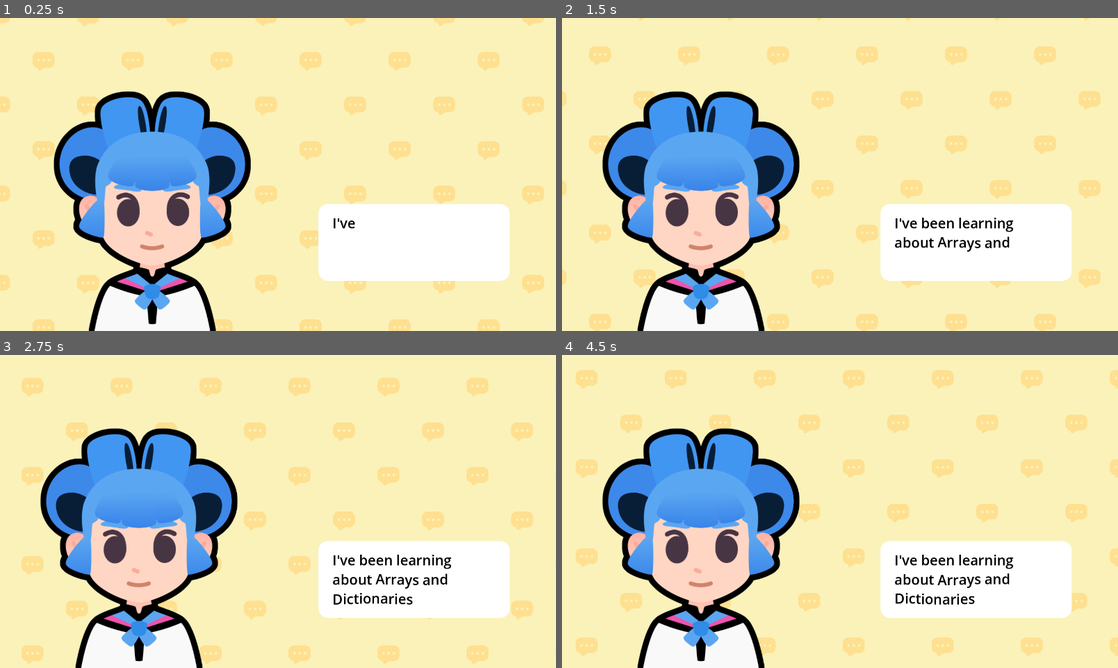
Above: before the commit, frames 1-4 (two rows, left to right).
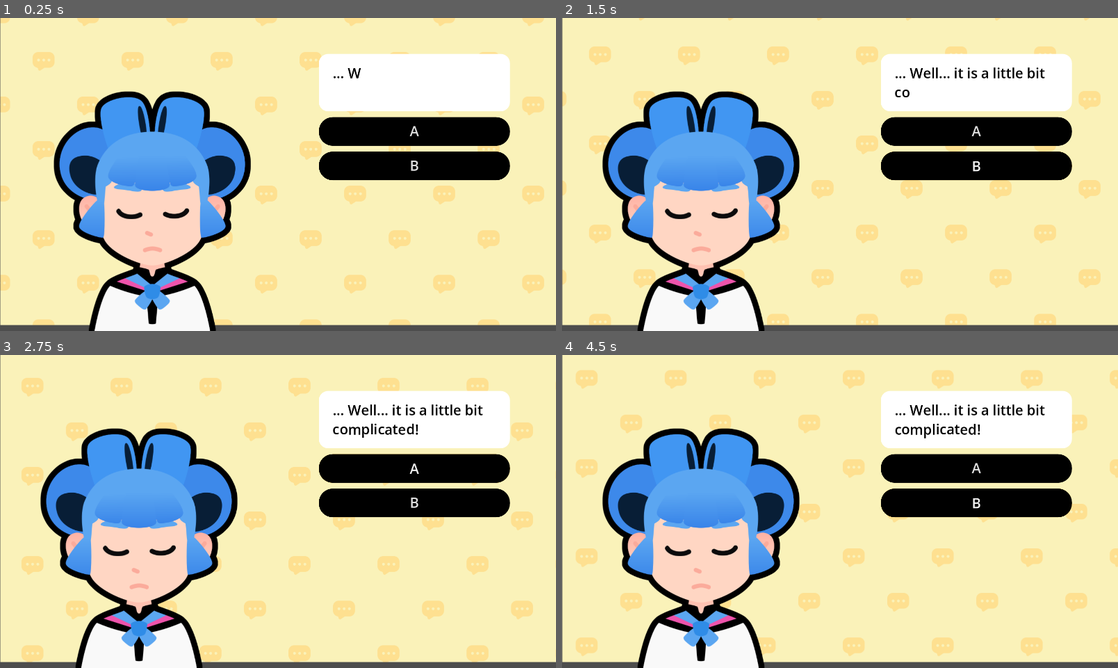
Above: after the commit, the same moments.

Repository: ProbablyJaylan/Module-8-Starting-A-Dialogue
Game: Godot game, scene res://lessons/dialogue.tscn
Two runs of this game, one before a commit and one after it. Both use one fixed random seed, a clock stepped at 60 frames per second and the inputs below. The project has no main scene, so this scene is started directly. Sound files missing from this copy of the repository are replaced by a short silence.
Inputs (mouse positions are in pixels of both pictures, inside the frame that each line leads up to):
- Up to frame 1 (0.25 s): no input
- Up to frame 2 (1.5 s): click (979, 130) at 0.5 s, where only the run after the commit has a clickable "A"; click (979, 165) at 1.25 s, where only the run after the commit has a clickable "B"
- Up to frame 3 (2.75 s): click (417, 467) at 2 s, where only the run after the commit has a clickable "A"
- Up to frame 4 (4.5 s): click (979, 502) at 2.75 s, where only the run after the commit has a clickable "B"; click (979, 467) at 3.5 s, where only the run after the commit has a clickable "A"; click (979, 502) at 4.25 s, where only the run after the commit has a clickable "B"

The runs differ from the first frame. In frame 1, 23% of the frame differs, in the area x 0-100%, y 0-100%; in frame 2, 23%; in frame 3, 23%; in frame 4, 23%.
Error before the commit: Invalid assignment of property or key 'disabled' with value of type 'bool' on a base object of type 'null instance'. (res://lessons/dialogue.gd:110)

Commit message:
M8 L3 done
I forgot to update this after finishing

Diff:
--- a/M08.start_a_dialog_workbook/lessons/dialogue.gd
+++ b/M08.start_a_dialog_workbook/lessons/dialogue.gd
@@ -52,12 +52,10 @@
 		"character": bodies["sophia"]
 	}
 ]
-var current_item_index := 0
+
 
 ## UI element that shows the texts
 @onready var rich_text_label: RichTextLabel = %RichTextLabel
-## UI element that progresses to the next text
-@onready var next_button: Button = %NextButton
 ## Audio player that plays voice sounds while text is being written
 @onready var audio_stream_player: AudioStreamPlayer = %AudioStreamPlayer
 ## The character
@@ -65,14 +63,15 @@
 ## The Expression
 @onready var expression: TextureRect = %Expression
 
+@onready var action_buttons_v_box_container: VBoxContainer = $Background/VBoxContainer/ActionButtonsVBoxContainer
 
 func _ready() -> void:
-	show_text()
-	next_button.pressed.connect(advance)
+	show_text(2)
+
 
 
 ## Draws the current text to the rich text element
-func show_text() -> void:
+func show_text(current_item_index: int) -> void:
 	# We retrieve the current item from the array
 	var current_item := dialogue_items[current_item_index]
 	# from the item, we extract the properties.
@@ -106,25 +105,6 @@
 	# We animate the character sliding in.
 	slide_in()
 
-	# Finally, we disable the next button until the text finishes displaying.
-	next_button.disabled = true
-	tween.finished.connect(func() -> void:
-		next_button.disabled = false
-	)
-
-
-## Progresses to the next slide.
-func advance() -> void:
-	# We increment the slide amount by 1
-	current_item_index += 1
-	if current_item_index == dialogue_items.size():
-		# if we reached the last slide, quit
-		get_tree().quit()
-	else:
-		# otherwise, show the text
-		show_text()
-
-
 ## Animates the character when they start talking
 func slide_in() -> void:
 	var slide_tween := create_tween()
--- a/M08.start_a_dialog_workbook/lessons/dialogue.tscn
+++ b/M08.start_a_dialog_workbook/lessons/dialogue.tscn
@@ -31,26 +31,41 @@
 anchors_preset = 15
 anchor_right = 1.0
 anchor_bottom = 1.0
+offset_left = 1.0
+offset_top = -21.0
+offset_right = 1.0
+offset_bottom = -21.0
 grow_horizontal = 2
 grow_vertical = 2
 
 [node name="VBoxContainer" type="VBoxContainer" parent="Background"]
 layout_mode = 0
 offset_left = 1100.0
-offset_top = 642.0
+offset_top = 145.0
 offset_right = 1760.0
-offset_bottom = 929.0
+offset_bottom = 1011.0
 
 [node name="RichTextLabel" type="RichTextLabel" parent="Background/VBoxContainer"]
 unique_name_in_owner = true
 layout_mode = 2
 size_flags_horizontal = 3
+size_flags_vertical = 2
 bbcode_enabled = true
 text = "Hello World"
 fit_content = true
 
 [node name="ActionButtonsVBoxContainer" type="VBoxContainer" parent="Background/VBoxContainer"]
 layout_mode = 2
+size_flags_vertical = 2
+size_flags_stretch_ratio = 4.98
+
+[node name="Button" type="Button" parent="Background/VBoxContainer/ActionButtonsVBoxContainer"]
+layout_mode = 2
+text = "A"
+
+[node name="Button2" type="Button" parent="Background/VBoxContainer/ActionButtonsVBoxContainer"]
+layout_mode = 2
+text = "B"
 
 [node name="Body" type="TextureRect" parent="."]
 unique_name_in_owner = true
